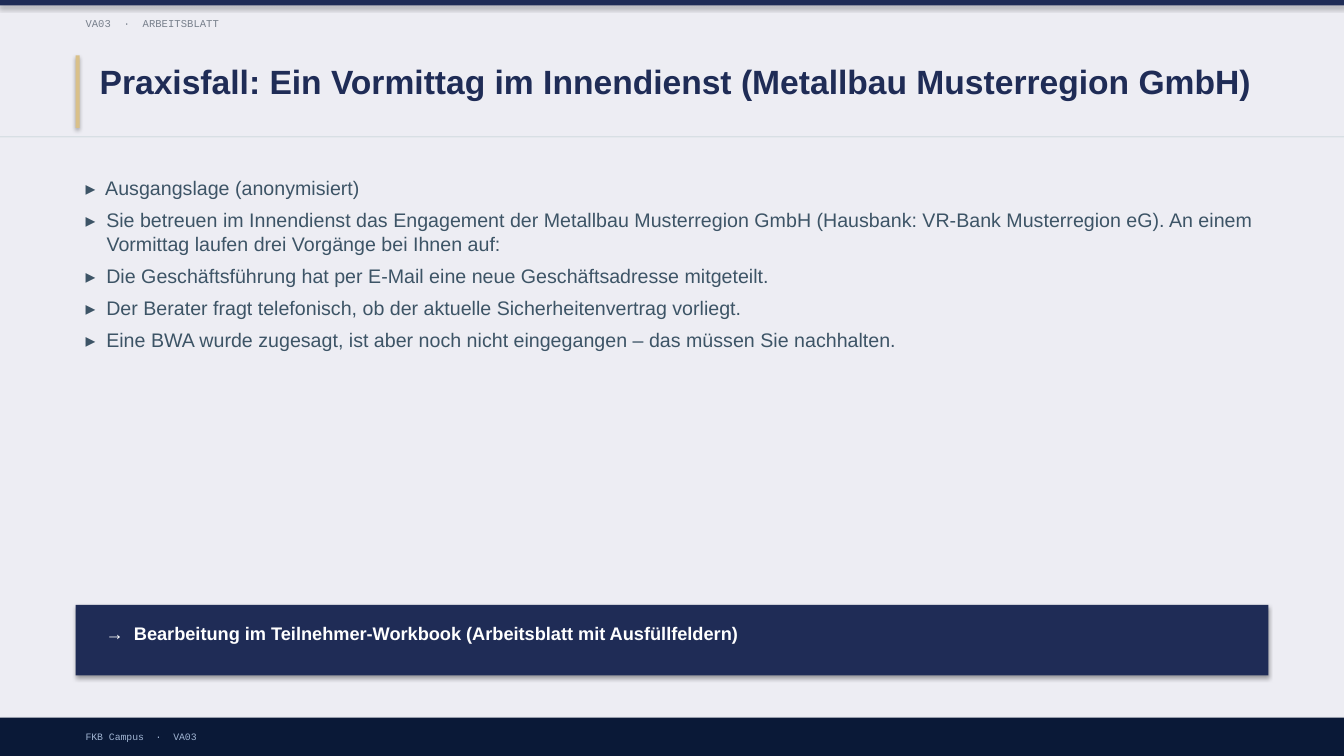
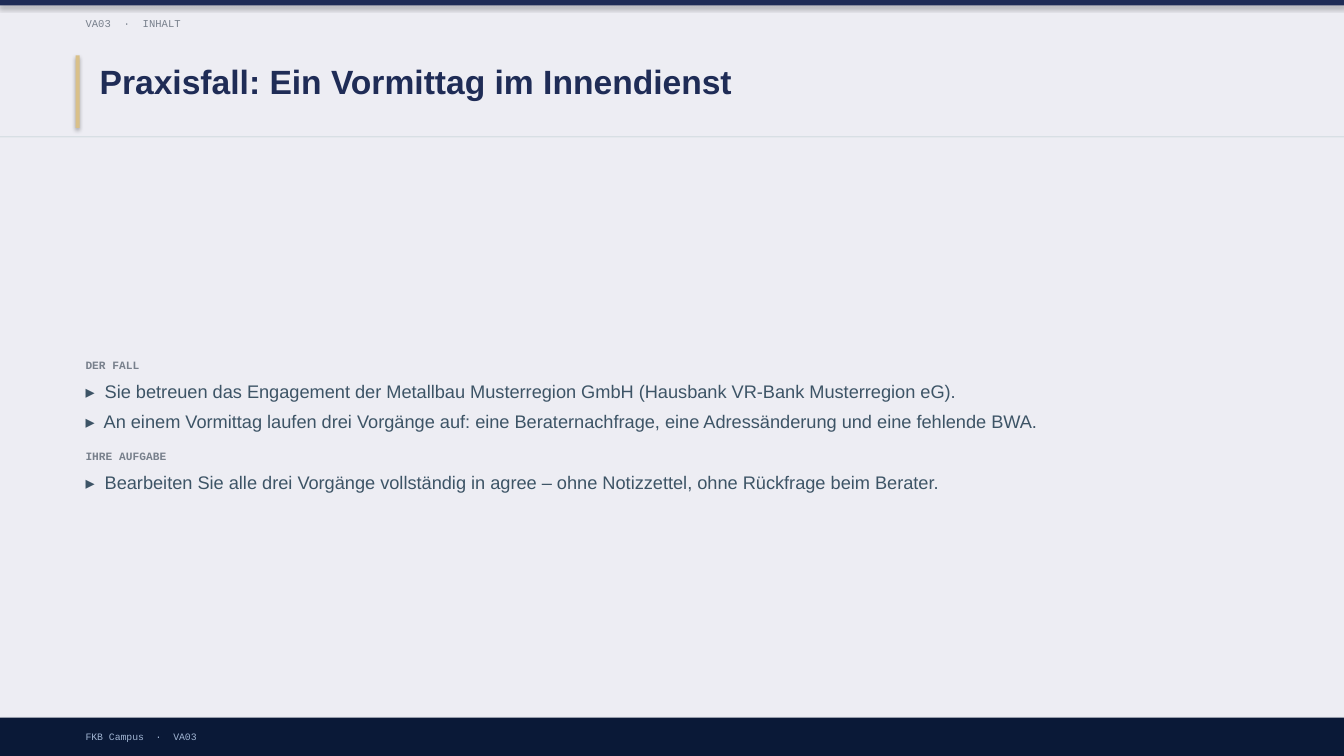
Before and after one commit to ck5rqc47pr-byte/firmenkundenakademie-online, a slide deck: slide 12 of protected-downloads/praesentation/VA03.pptx (slide 7 before the commit). Drawn at 1344x756 pixels with LibreOffice and Linux fonts; fonts in the diff are those of the drawing. Boxes give left, top, right and bottom in pixels: in the first picture for what was removed or moved away, otherwise in the second. Text is boxed around its words. In the diff, an @@ line names an element or a change of style, - is before the commit and + after.

```diff
--- a/protected-downloads/praesentation/VA03.pptx
+++ b/protected-downloads/praesentation/VA03.pptx
@@ text at [86, 20, 181, 27]: text changed @@
-VA03 · ARBEITSBLATT
+VA03 · INHALT
@@ text at [100, 69, 731, 101]: text changed @@
-Praxisfall: Ein Vormittag im Innendienst (Metallbau Musterregion GmbH)
+Praxisfall: Ein Vormittag im Innendienst
@@ text "DER FALL" at [86, 362, 1037, 493]: vertical alignment top to middle @@
@@ text at [86, 362, 1037, 493]: text changed; size 14 to 13 pt @@
-▸ Ausgangslage (anonymisiert)
-▸ Sie betreuen im Innendienst das Engagement der Metallbau Musterregion GmbH (Hausbank: VR-Bank Musterregion eG). An einem Vormittag laufen drei Vorgänge bei Ihnen auf:
-▸ Die Geschäftsführung hat per E-Mail eine neue Geschäftsadresse mitgeteilt.
-▸ Der Berater fragt telefonisch, ob der aktuelle Sicherheitenvertrag vorliegt.
-▸ Eine BWA wurde zugesagt, ist aber noch nicht eingegangen – das müssen Sie nachhalten.
+DER FALL
+▸ Sie betreuen das Engagement der Metallbau Musterregion GmbH (Hausbank VR-Bank Musterregion eG).
+▸ An einem Vormittag laufen drei Vorgänge auf: eine Beraternachfrage, eine Adressänderung und eine fehlende BWA.
+IHRE AUFGABE
+▸ Bearbeiten Sie alle drei Vorgänge vollständig in agree – ohne Notizzettel, ohne Rückfrage beim Berater.
@@ rectangle removed at [76, 605, 1268, 676] @@
@@ text removed at [134, 626, 738, 644] @@
-→ Bearbeitung im Teilnehmer-Workbook (Arbeitsblatt mit Ausfüllfeldern)
```
Also in this commit, not shown: 3 other slides changed, 8 slides added, 5 other files.
